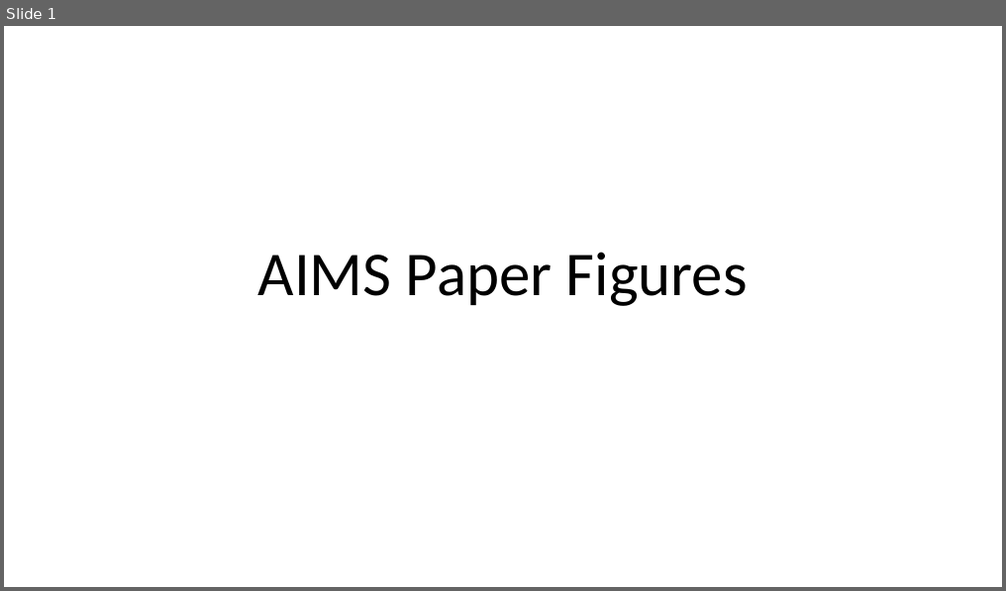
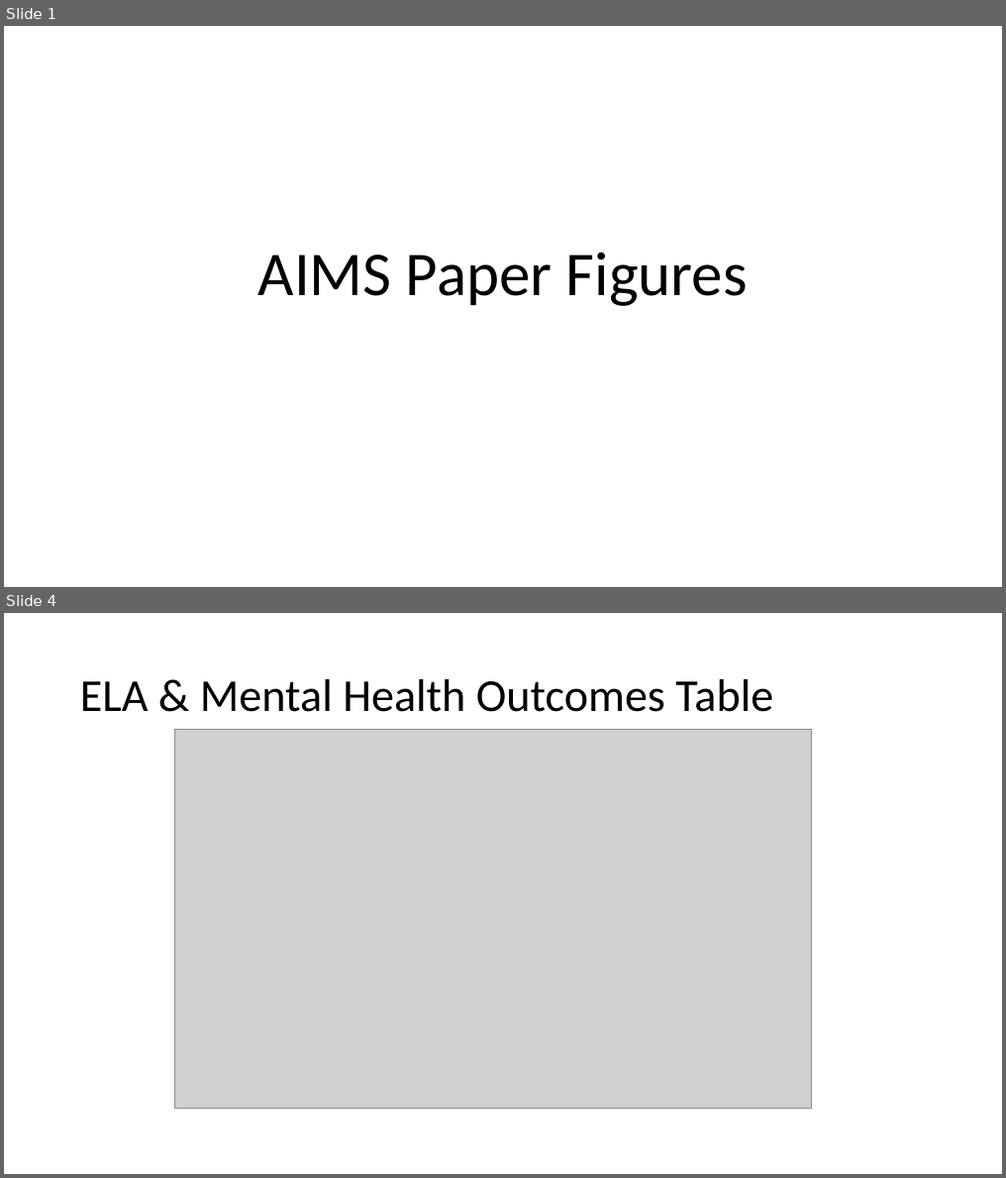
Before and after one commit to njk2136/TEAM, a slide deck: figures/AIMS_paper/AIMS_paperfigures.pptx. Shown one above the other, each under a label of ours: slide 1 before the commit, slides 1 and 4 after it; the slides between them are not shown. The pictures are 1006x591 and 1006x1178 pixels, drawn with LibreOffice and Linux fonts; fonts in the diff are those of the drawing; grey boxes stand for pictures. Boxes give left, top, right and bottom in pixels: in the first picture for what was removed or moved away, otherwise in the second. Text is boxed around its words. In the diff, an @@ line names an element or a change of style, - is before the commit and + after.

```diff
--- a/figures/AIMS_paper/AIMS_paperfigures.pptx
+++ b/figures/AIMS_paper/AIMS_paperfigures.pptx
@@ slide 4 added at [4, 613, 1002, 1174], background #FFFFFF @@
@@ title added at [80, 679, 773, 712], 44 pt, text #000000 @@
+ELA & Mental Health Outcomes Table
@@ picture added at [174, 729, 811, 1108] @@
```
Also in this commit, not shown: 1 slide changed, 1 other slide added, 27 other files.
